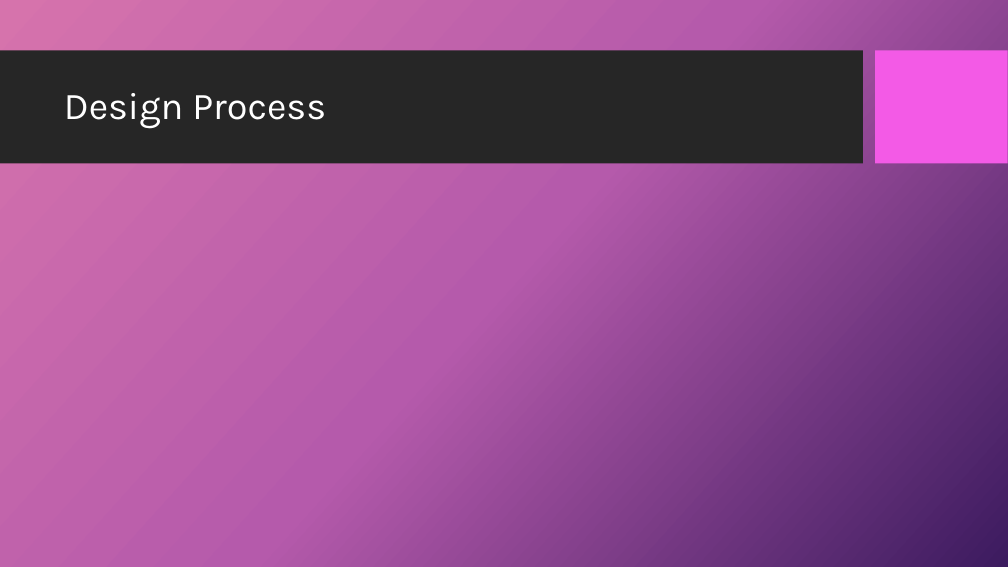
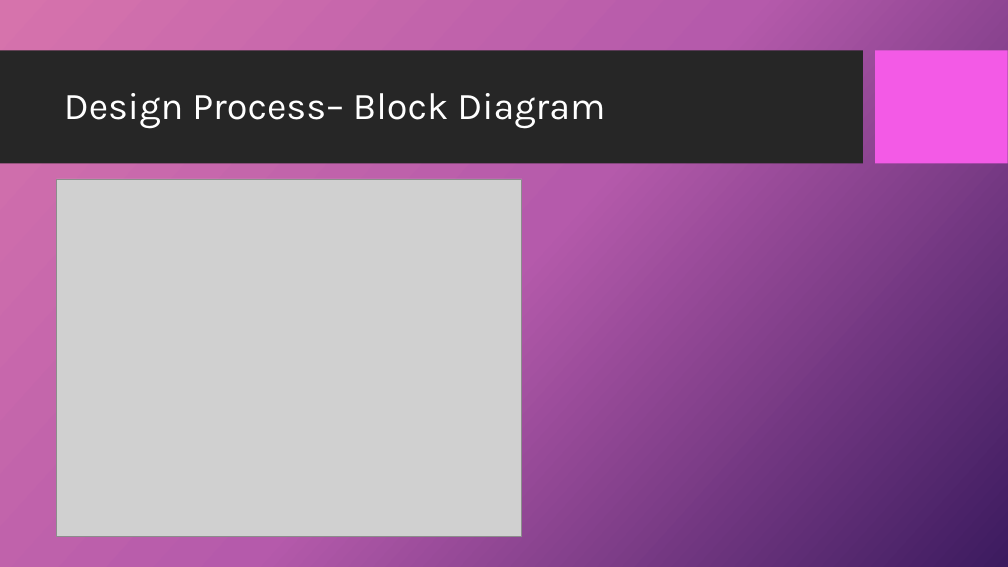
Before and after one commit to dandz12/ECE411-Practicum-Project, a slide deck: slide 10 of ECE411 - Final Presentation.pptx (slide 9 before the commit). Drawn at 1008x567 pixels with LibreOffice and Linux fonts; fonts in the diff are those of the drawing; grey boxes stand for pictures; background and template pictures are left out. Boxes give left, top, right and bottom in pixels: in the first picture for what was removed or moved away, otherwise in the second. Text is boxed around its words. In the diff, an @@ line names an element or a change of style, - is before the commit and + after.

```diff
--- a/ECE411 - Final Presentation.pptx
+++ b/ECE411 - Final Presentation.pptx
@@ title at box(64, 93, 605, 128): text changed @@
-Design Process
+Design Process– Block Diagram
@@ picture added at box(56, 179, 522, 537) @@
```
Also in this commit, not shown: 13 other slides changed, 6 slides added, 5 slides removed, 1 other file.
